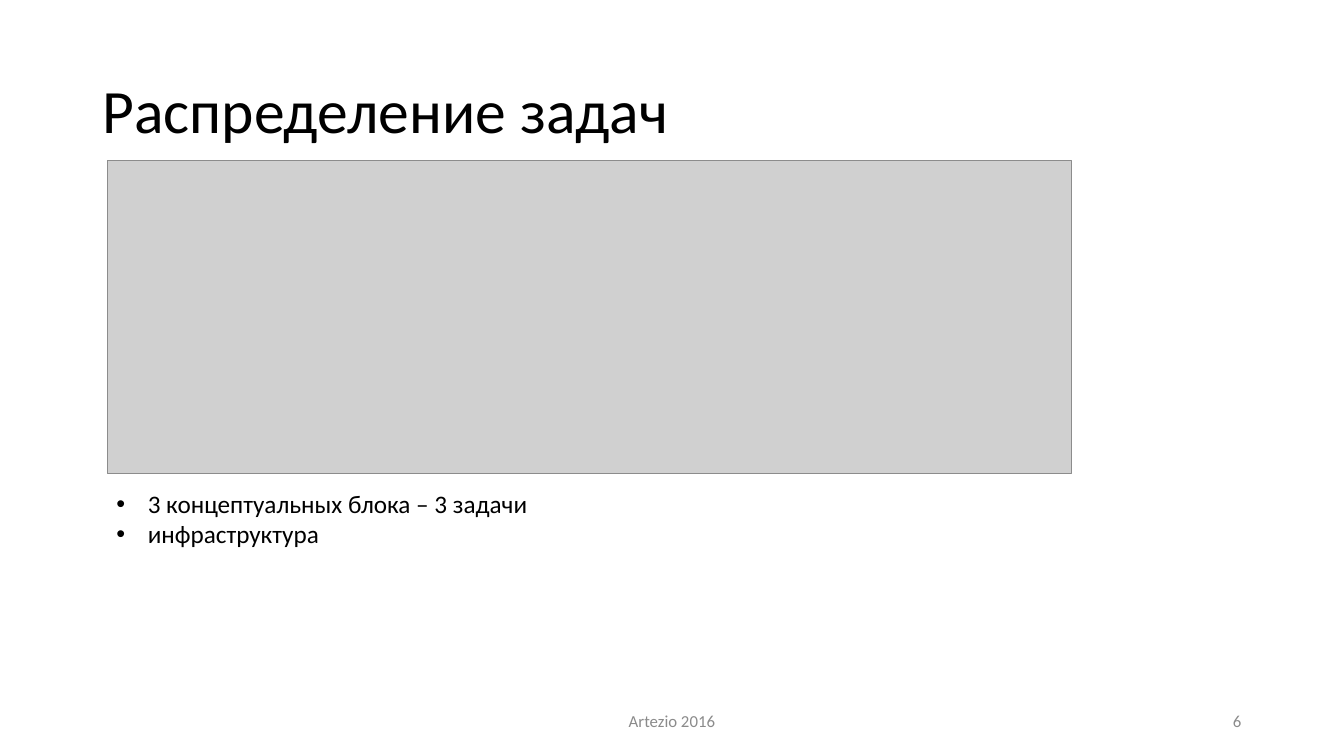
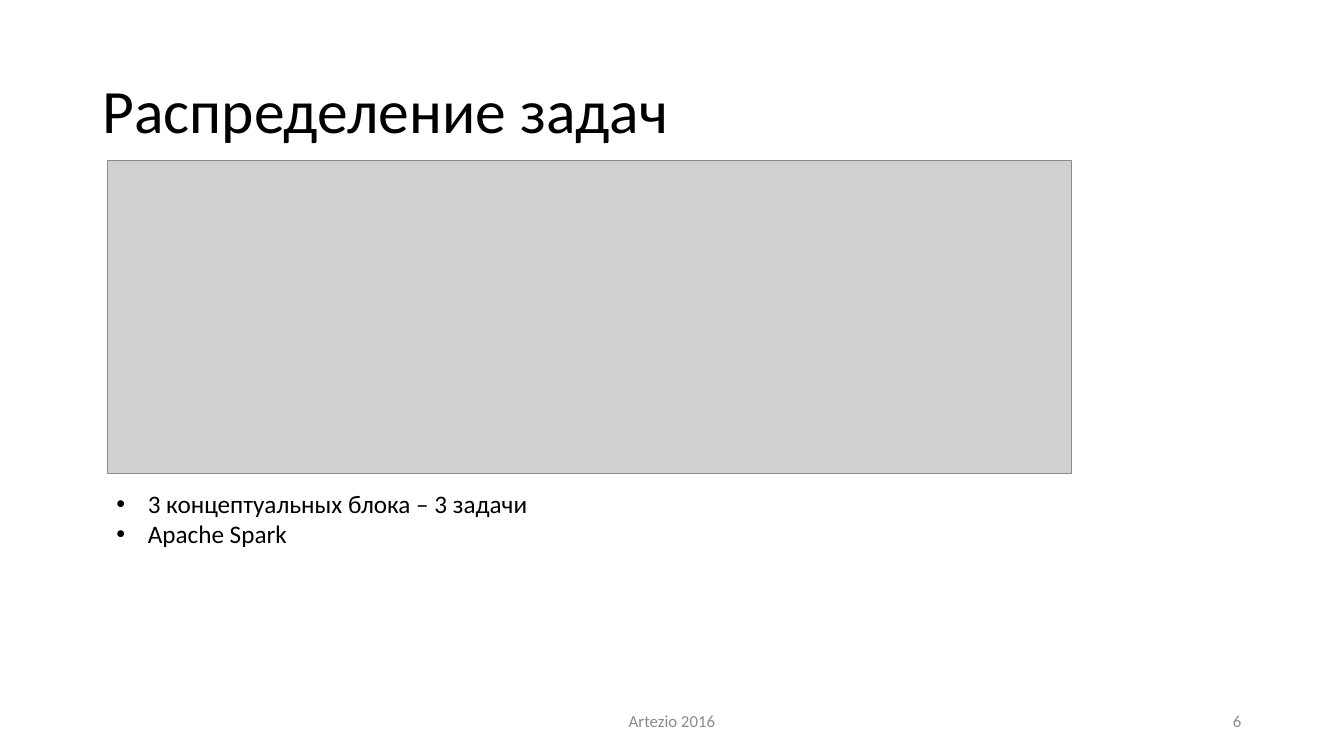
Before and after one commit to ike3/yodaqa, a slide deck: slide 6 of doc/Presentation.pptx. Drawn at 1344x756 pixels with LibreOffice and Linux fonts; fonts in the diff are those of the drawing; grey boxes stand for pictures. Boxes give left, top, right and bottom in pixels: in the first picture for what was removed or moved away, otherwise in the second. Text is boxed around its words. In the diff, an @@ line names an element or a change of style, - is before the commit and + after.

```diff
--- a/doc/Presentation.pptx
+++ b/doc/Presentation.pptx
@@ text at [148, 525, 287, 547]: text changed; text colour #000000 to #141414 @@
-• инфраструктура
+• Apache Spark
```
Also in this commit, not shown: 29 other slides changed, 5 slides added.
